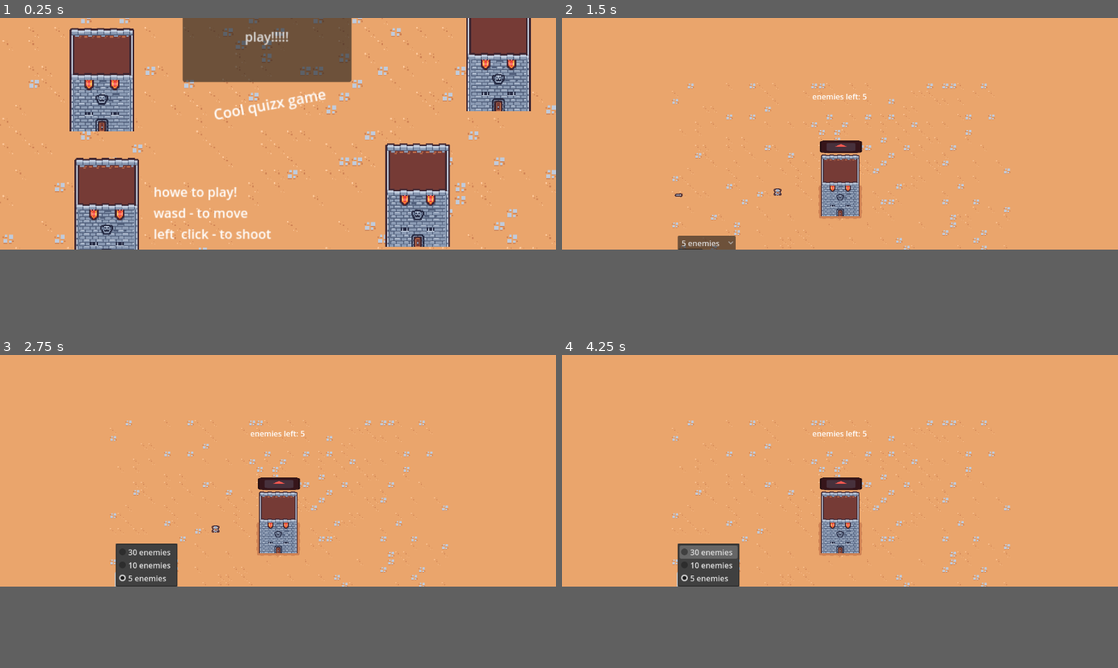
Above: before the commit, frames 1-4 (two rows, left to right).
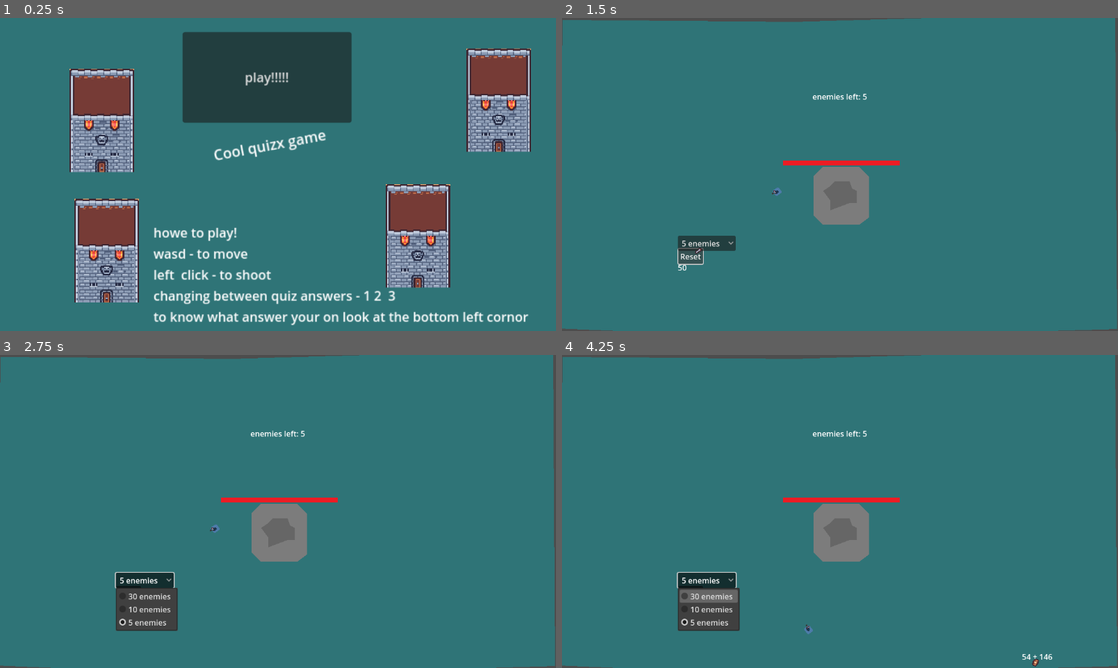
Above: after the commit, the same moments.

Repository: Fatbonks/quiz-game
Game: Godot game, scene res://menu.tscn
Two runs of this game, one before a commit and one after it. Both use one fixed random seed, a clock stepped at 60 frames per second and the inputs below. The engine's default icon, where the game draws it, is replaced by a stand-in: a white triangle on a blue panel in a dark square.
Inputs (mouse positions are in pixels of both pictures, inside the frame that each line leads up to):
- Up to frame 1 (0.25 s): no input
- Up to frame 2 (1.5 s): click "play!!!!!" at 0.5 s; click (689, 193) at 1.25 s, where only the run after the commit has a clickable "Reset"
- Up to frame 3 (2.75 s): click "5 enemies" at 2 s
- Up to frame 4 (4.25 s): tap Enter at 2.75 s; move the mouse to (962, 458) at 2.77 s; hold Right (ui_right) 2.78-3.53 s; right-click (962, 458) at 2.85 s; tap Space at 3.5 s; move the mouse to (728, 483) at 3.52 s; hold Down (ui_down) from 3.53 s (still down); tap 1 (inv_1) at 3.6 s
In our replay, the window is 800x333 before the commit and 800x450 after it. These sizes can differ from the game's own. Grey fills any space a smaller window leaves; there, only what the larger window draws over its background counts as a difference.

The runs differ from the first frame. In frame 1, 79% of the frame differs, in the area x 0-100%, y 0-99%; in frame 2, 74%; in frame 3, 76%; in frame 4, 76%.

Commit message:
updated health bar and making new asset
making new asset

Diff:
--- a/Player.gd
+++ b/Player.gd
@@ -20,6 +20,7 @@
 	current_weap = 1
 
 func _physics_process(_delta):
+	look_at(get_global_mouse_position())
 	# Get the input direction and handle the movement/deceleration.
 	# As good practice, you should replace UI actions with custom gameplay actions.
 	var direction_x = Input.get_axis("ui_left", "ui_right")
--- a/player.tscn
+++ b/player.tscn
@@ -10,7 +10,25 @@
 [node name="Player" type="CharacterBody2D"]
 script = ExtResource("1_cgp5r")
 
+[node name="Node2D" type="Node2D" parent="."]
+position = Vector2(-20, 0)
+
+[node name="Polygon2D2" type="Polygon2D" parent="Node2D"]
+color = Color(0.227451, 0.227451, 0.227451, 1)
+polygon = PackedVector2Array(21, 2, 21, 5, 31, 5, 32, 4, 32, 2.96078, 31.0699, 2)
+
+[node name="Polygon2D" type="Polygon2D" parent="Node2D"]
+modulate = Color(0.301961, 0.482353, 0.662745, 1)
+position = Vector2(-4, 0)
+polygon = PackedVector2Array(17, -4, 17, 0.956654, 17, 6, 19, 8, 30, 8, 32, 6, 32, 2, 32, -4, 30, -6, 19, -6)
+
+[node name="Polygon2D3" type="Polygon2D" parent="Node2D"]
+modulate = Color(0.113725, 0.207843, 0.305882, 1)
+position = Vector2(-3, 0)
+polygon = PackedVector2Array(21, 0, 21, 2, 23, 4, 28, 4, 30, 2, 30, 0, 28, -2, 23, -2, 22.0658, -1.31176)
+
 [node name="Sprite2D" type="Sprite2D" parent="."]
+visible = false
 texture_filter = 1
 texture = ExtResource("2_8uw3y")
 hframes = 12
--- a/project.godot
+++ b/project.godot
@@ -21,7 +21,6 @@
 
 [display]
 
-window/size/viewport_height=480
 window/stretch/mode="viewport"
 window/stretch/aspect="expand"
 mouse_cursor/custom_image="res://tiles.png"
--- a/tower.tscn
+++ b/tower.tscn
@@ -1,60 +1,68 @@
-[gd_scene load_steps=6 format=3 uid="uid://bb03rq1nichfm"]
+[gd_scene load_steps=4 format=3 uid="uid://bb03rq1nichfm"]
 
 [ext_resource type="Script" path="res://Tower.gd" id="1_eqkcq"]
-[ext_resource type="Texture2D" uid="uid://dhvw3ru8ijal" path="res://icon.svg" id="3_1iact"]
+[ext_resource type="Texture2D" uid="uid://oxft0mdkppvb" path="res://health.png" id="3_fo3hj"]
 [ext_resource type="PackedScene" uid="uid://0kgc1tjqwcas" path="res://towersprite.tscn" id="3_rhnx8"]
 
-[sub_resource type="RectangleShape2D" id="RectangleShape2D_upuxm"]
-size = Vector2(80.3032, 127.389)
-
-[sub_resource type="RectangleShape2D" id="RectangleShape2D_a7hup"]
-size = Vector2(80, 128)
-
 [node name="Tower" type="Node2D" node_paths=PackedStringArray("healthbar") groups=["tower"]]
+position = Vector2(51, 11)
 script = ExtResource("1_eqkcq")
 healthbar = NodePath("Control/TextureProgressBar")
 metadata/_edit_group_ = true
 
 [node name="towersprite" parent="." instance=ExtResource("3_rhnx8")]
+visible = false
 position = Vector2(8, -72)
 layer_0/tile_data = PackedInt32Array(1, 65536, 1, 65537, 65536, 1, 131073, 327680, 1, 196605, 262144, 1, 65533, 196608, …(947 unchanged characters)…
+
+[node name="Node2D" type="Node2D" parent="."]
+position = Vector2(-11, -3)
+scale = Vector2(5, 5)
+
+[node name="Polygon2D" type="Polygon2D" parent="Node2D"]
+position = Vector2(-61, -47)
+color = Color(0.490196, 0.490196, 0.490196, 1)
+polygon = PackedVector2Array(52, 39, 52, 55, 56, 59, 71, 59, 75, 56, 75, 39, 71, 35, 56, 35)
+
+[node name="Polygon2D2" type="Polygon2D" parent="Node2D"]
+position = Vector2(-61, -47)
+color = Color(0.352941, 0.352941, 0.352941, 0.631373)
+polygon = PackedVector2Array(56, 45, 59, 49, 59, 53, 67, 50, 70, 50, 70, 45, 68, 44, 66.947, 41, 61, 41, 59, 43)
 
 [node name="Area2D" type="Area2D" parent="."]
 position = Vector2(8, -71)
 scale = Vector2(0.952318, 0.84477)
 
-[node name="CollisionShape2D" type="CollisionShape2D" parent="Area2D"]
-position = Vector2(-8.15159, 48.3056)
-scale = Vector2(1, 1)
-shape = SubResource("RectangleShape2D_upuxm")
+[node name="CollisionPolygon2D2" type="CollisionPolygon2D" parent="Area2D"]
+position = Vector2(0, -2.36751)
+scale = Vector2(1.09756, 1.05872)
+polygon = PackedVector2Array(-42.096, 11.181, 29.6585, 11.181, 48.7931, 33.5431, 48.7931, 128.582, 29.6585, 145.353, -42.096, 145.353, -61.2305, 122.991, -61.2305, 33.5431)
 
 [node name="StaticBody2D" type="StaticBody2D" parent="." groups=["tower"]]
-visible = false
 position = Vector2(8, -73)
 scale = Vector2(1.04523, 0.894372)
 
-[node name="CollisionShape2D" type="CollisionShape2D" parent="StaticBody2D"]
-position = Vector2(-8, 48)
-shape = SubResource("RectangleShape2D_a7hup")
+[node name="CollisionPolygon2D" type="CollisionPolygon2D" parent="StaticBody2D"]
+polygon = PackedVector2Array(-42.096, 11.181, 29.6585, 11.181, 48.7931, 33.5431, 48.7931, 128.582, 29.6585, 145.353, -42.096, 145.353, -61.2305, 122.991, -61.2305, 33.5431)
 
 [node name="Control" type="Control" parent="."]
 layout_mode = 3
 anchors_preset = 0
-offset_left = -50.0
-offset_top = -214.0
-offset_right = -10.0
-offset_bottom = -174.0
+offset_left = -32.0
+offset_top = -115.0
+offset_right = 8.0
+offset_bottom = -75.0
+scale = Vector2(0.5, 0.5)
 
 [node name="TextureProgressBar" type="TextureProgressBar" parent="Control"]
-modulate = Color(1, 0.34902, 0.313726, 1)
 layout_mode = 0
-offset_left = 8.0
-offset_top = 97.0
-offset_right = 136.0
-offset_bottom = 225.0
+offset_left = -173.0
+offset_top = 78.0
+offset_right = 538.0
+offset_bottom = 206.0
 scale = Vector2(0.68, 0.200001)
 max_value = 50.0
 value = 50.0
-texture_progress = ExtResource("3_1iact")
+texture_progress = ExtResource("3_fo3hj")
 
 [connection signal="area_entered" from="Area2D" to="." method="_on_area_2d_area_entered"]
--- a/world.tscn
+++ b/world.tscn
@@ -177,6 +177,14 @@
 [sub_resource type="TileSet" id="TileSet_q4qgg"]
 sources/0 = SubResource("TileSetAtlasSource_htkun")
 
+[sub_resource type="Environment" id="Environment_b03ag"]
+glow_enabled = true
+glow_normalized = true
+glow_intensity = 4.93
+glow_bloom = 0.51
+glow_hdr_threshold = 2.0
+glow_hdr_scale = 3.8
+
 [node name="world" type="Node2D" node_paths=PackedStringArray("label")]
 position = Vector2(579, 341)
 script = ExtResource("1_v1mgq")
@@ -212,11 +220,17 @@
 [node name="enemy_spawn_timer" type="Timer" parent="spawner"]
 
 [node name="floor" type="TileMap" parent="."]
+visible = false
 texture_filter = 1
 tile_set = SubResource("TileSet_q4qgg")
 format = 2
 layer_0/z_index = -1
 layer_0/tile_data = PackedInt32Array(-196609, 0, 4, -131074, 393216, 3, -65538, 0, 4, -65539, 65536, 4, -3, 0, 4, -2, 0 …(69918 unchanged characters)…
+
+[node name="Polygon2D" type="Polygon2D" parent="."]
+z_index = -1
+color = Color(0.184314, 0.454902, 0.470588, 1)
+polygon = PackedVector2Array(-578, -337, -584, 302, -93, 322, 571, 303, 567, -352, -97, -333)
 
 [node name="Control" type="Control" parent="."]
 layout_mode = 3
@@ -273,10 +287,8 @@
 volume_db = -15.0
 autoplay = true
 
-[node name="Polygon2D" type="Polygon2D" parent="."]
-position = Vector2(-691.512, -238.084)
-scale = Vector2(0.0731707, 0.251309)
-polygon = PackedVector2Array(-813, -509, -737, -318, -444, -462)
+[node name="WorldEnvironment" type="WorldEnvironment" parent="."]
+environment = SubResource("Environment_b03ag")
 
 [connection signal="timeout" from="spawner/enemy_spawn_timer" to="spawner" method="_on_enemy_spawn_timer_timeout"]
 [connection signal="pressed" from="Control/Button" to="spawner" method="_on_button_pressed"]
Binary file added: health.png
Not shown, added: health.png.import
Not shown: 1 places in world.tscn that only renumber resources
